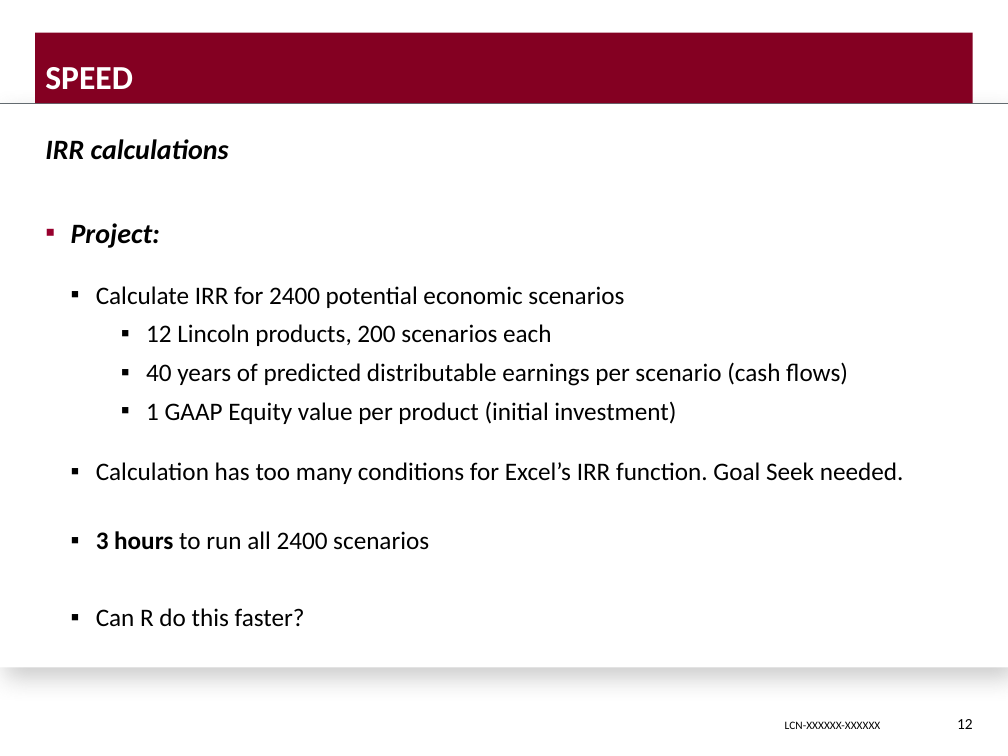
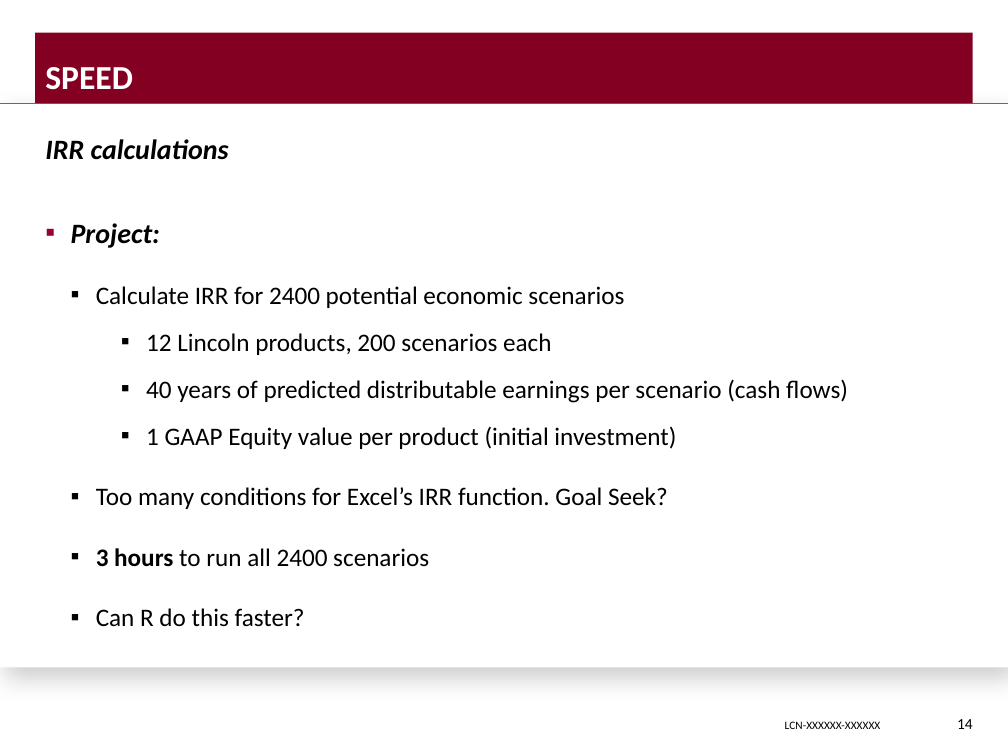
Before and after one commit to DavisVaughan/slides, a slide deck: slide 14 of final-presentation/final-presentation-davis-vaughan.pptx (slide 12 before the commit). Drawn at 1008x756 pixels with LibreOffice and Linux fonts; fonts in the diff are those of the drawing; background and template pictures are left out. Boxes give left, top, right and bottom in pixels: in the first picture for what was removed or moved away, otherwise in the second. Text is boxed around its words. In the diff, an @@ line names an element or a change of style, - is before the commit and + after.

```diff
--- a/final-presentation/final-presentation-davis-vaughan.pptx
+++ b/final-presentation/final-presentation-davis-vaughan.pptx
@@ text at <box>96,333,848,627</box>: more space between paragraphs; less space between paragraphs @@
@@ text at <box>96,487,668,509</box>: text changed @@
-  ▪ Calculation has too many conditions for Excel’s IRR function. Goal Seek needed.
+  ▪ Too many conditions for Excel’s IRR function. Goal Seek?
@@ page number at <box>957,719,973,729</box>: text changed @@
-12
+14
```
Also in this commit, not shown: 11 other slides changed, 2 slides added, 3 slides removed, 2 other files.
